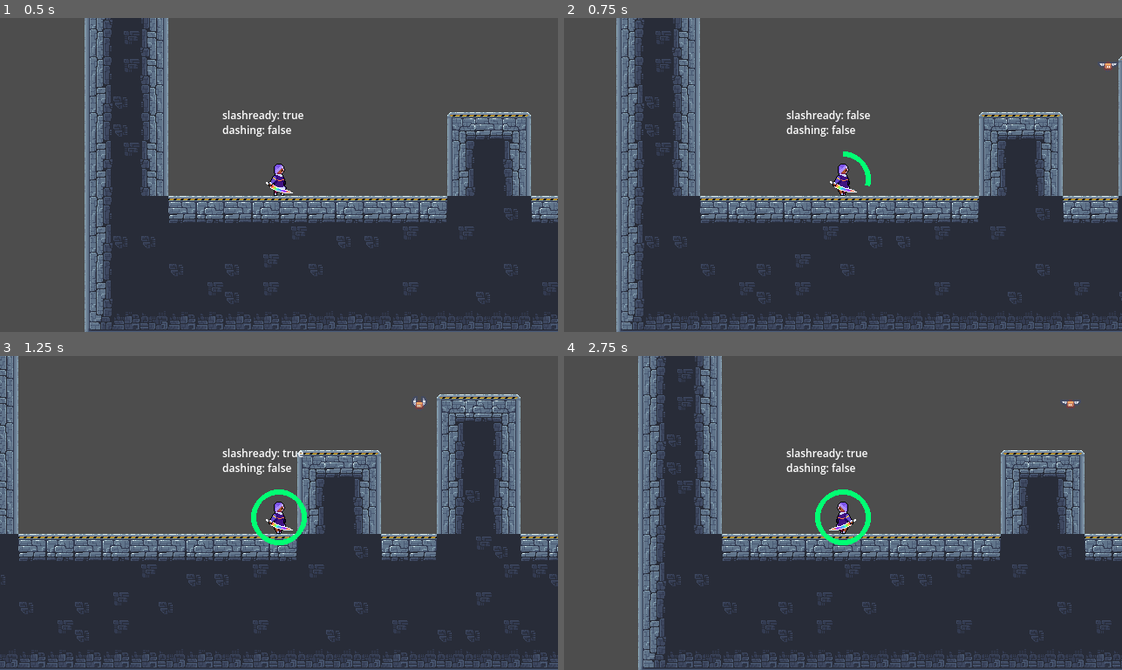
Above: before the commit, frames 1-4 (two rows, left to right).
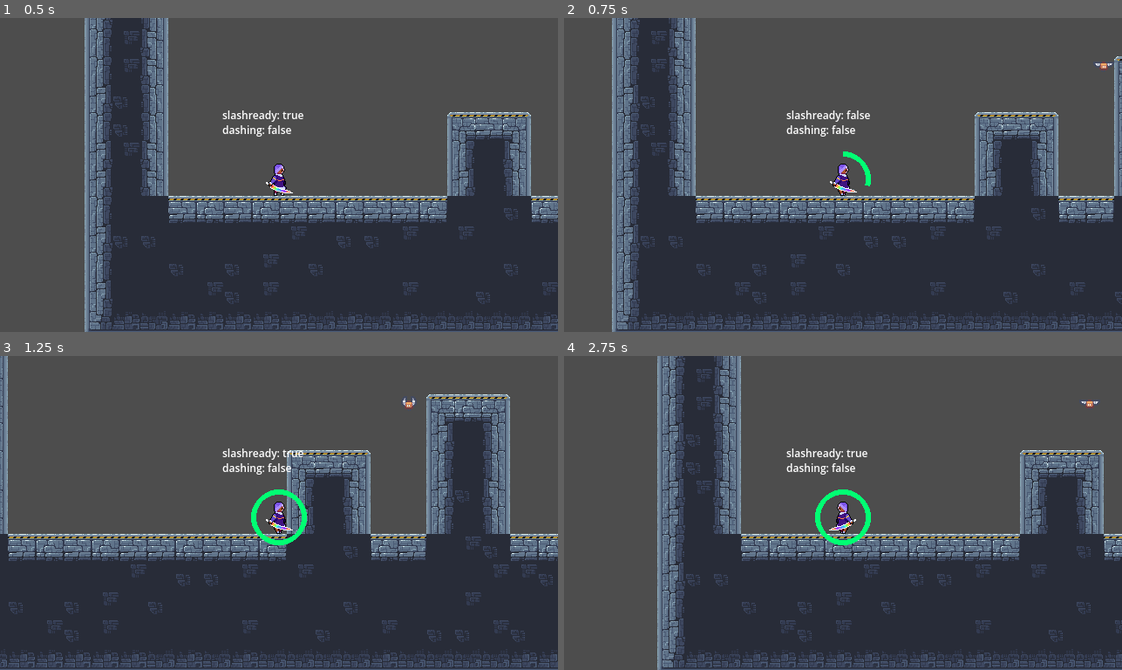
Above: after the commit, the same moments.

Repository: Kevinmonitor/REALLY-COOL-PROJECT
Game: Godot game, scene res://TemplateProject/TemplateScene.tscn
Two runs of this game, one before a commit and one after it. Both use one fixed random seed, a clock stepped at 60 frames per second and the inputs below.
Inputs:
- Up to frame 1 (0.5 s): no input
- Up to frame 2 (0.75 s): tap Enter at 0.5 s; hold Right (right) from 0.53 s (still down); hold X (dash) from 0.53 s (still down)
- Up to frame 3 (1.25 s): keep holding Right (right); keep holding X (dash); tap Z (jump) at 0.77 s
- Up to frame 4 (2.75 s): release X (dash) at 1.28 s; tap X (dash) at 1.35 s; tap Z (jump) at 1.52 s; release Right (right) at 2.03 s; hold Left (left) from 2.03 s (still down); hold X (dash) from 2.03 s (still down)

Frame 1 is identical in both runs. In frame 2, 13% of the frame differs, in the area x 8-100%, y 0-100%; in frame 3, 16%; in frame 4, 21%, in the area x 13-100%, y 0-100%.

Commit message:
for itch upload

Diff:
--- a/Global/Player.tscn
+++ b/Global/Player.tscn
@@ -217,9 +217,9 @@
 DashProgress = NodePath("DashCharge")
 Text = NodePath("RichTextLabel")
 SlashAttack = NodePath("SwordAttackArea")
-maxSpeed = 250.0
-normalMaxSpeed = 250.0
-dashSpeed = 750.0
+maxSpeed = 280.0
+normalMaxSpeed = 280.0
+dashSpeed = 800.0
 timeToReachMaxSpeed = 0.1
 timeToReachZeroSpeed = 0.1
 jumpHeight = 1.8
Not shown, added: playable_build/Template_Windows/Template_Windows.exe
Not shown, added: playable_build/Template_Windows/Template_Windows.pck
